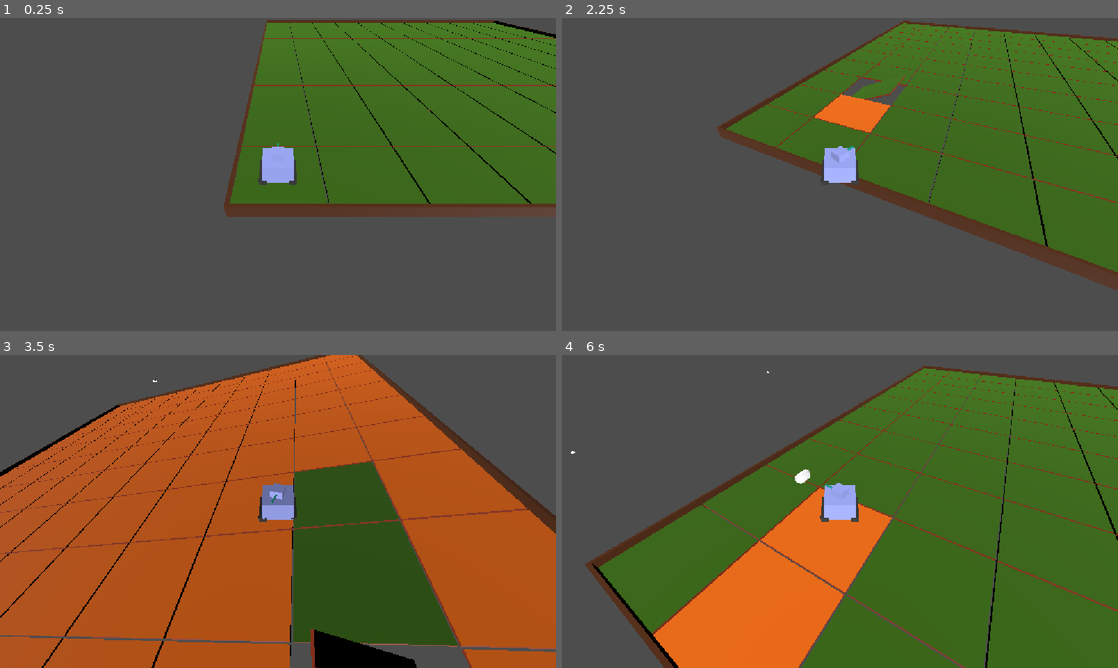
Above: before the commit, frames 1-4 (two rows, left to right).
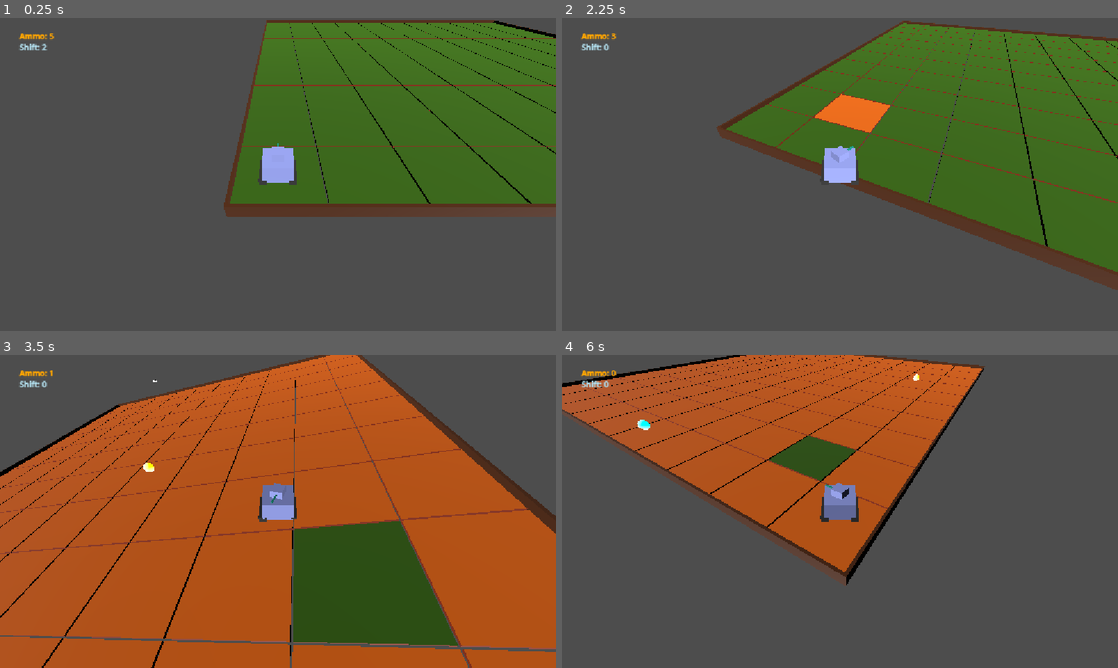
Above: after the commit, the same moments.

Repository: Grihgrix/Tank_Shift
Game: Godot game, scene res://Game scenes/Main_game_scene.tscn
Two runs of this game, one before a commit and one after it. Both use one fixed random seed, a clock stepped at 60 frames per second and the inputs below.
Inputs (mouse positions are in pixels of both pictures, inside the frame that each line leads up to):
- Up to frame 1 (0.25 s): no input
- Up to frame 2 (2.25 s): tap Enter (ui_accept) at 0.5, 0.77, 1.52 s; move the mouse to (962, 158) at 0.52 s; hold Right (ui_right) 0.53-1.28 s; right-click (962, 158) at 0.6 s; click (962, 158) at 0.8 s; move the mouse to (728, 190) at 1.27 s; hold Down (ui_down) 1.28-2.03 s; click (728, 190) at 1.35 s; right-click (728, 190) at 1.55 s; move the mouse to (895, 105) at 2.02 s; hold Right (ui_right) from 2.03 s (still down); right-click (895, 105) at 2.1 s
- Up to frame 3 (3.5 s): click (333, 442) at 2.3 s; move the mouse to (250, 574) at 2.77 s; release Right (ui_right) at 2.78 s; hold Up (ui_up) from 2.78 s (still down); click (250, 574) at 2.85 s; tap Enter (ui_accept) at 3.02 s; right-click (250, 574) at 3.05 s
- Up to frame 4 (6 s): move the mouse to (1006, 558) at 3.52 s; release Up (ui_up) at 3.53 s; hold Left (ui_left) 3.53-5.03 s; right-click (1006, 558) at 3.6 s; tap Enter (ui_accept) at 3.77, 4.52 s; click (1006, 558) at 3.8 s; move the mouse to (673, 464) at 4.27 s; click (673, 464) at 4.35 s; right-click (673, 464) at 4.55 s; move the mouse to (867, 511) at 5.02 s; hold Down (ui_down) 5.03-5.78 s; right-click (867, 511) at 5.1 s; click (867, 511) at 5.3 s; move the mouse to (756, 433) at 5.77 s; hold Right (ui_right) from 5.78 s (still down); click (756, 433) at 5.85 s

The runs differ from the first frame. In frame 1, 0.2% of the frame differs, in the area x 3-10%, y 4-11%; in frame 2, 0.5%; in frame 3, 5.6%; in frame 4, 85%, in the area x 0-100%, y 0-100%.

Commit message:
Ammo system created
The character now has 2 wallets for canon ammo and shift ammo
The character consumes the right type of ammo when firing or requesting a shift
The character starts with a set amount of ammo
Bonuses have been created that randomly pop to give either canon or shift ammo to the wallet of the character who picks it up

Diff:
--- /dev/null
+++ b/Game scenes/Character scenes/ath_label.gd
@@ -0,0 +1,17 @@
+extends RichTextLabel
+
+@onready var character = $"../.."
+
+var line_1:String
+var line_2:String
+
+# Called when the node enters the scene tree for the first time.
+func _ready():
+	pass # Replace with function body.
+
+
+# Called every frame. 'delta' is the elapsed time since the previous frame.
+func _process(delta):
+	line_1 =  "[b][color=orange]Ammo: " + str(character.canon_ammo_count) + "[/color]\n"
+	line_2 = "[color=light_blue]Shift: " + str(character.shift_ammo_count)
+	text = line_1 + line_2
--- a/Game scenes/Character scenes/character.gd
+++ b/Game scenes/Character scenes/character.gd
@@ -7,6 +7,10 @@
 
 @export var current_tile_id:int # to be used to assing tile as temp parent of the character
 @export var not_in_shift:int = 1
+
+@export var canon_ammo_count:int = 5
+@export var shift_ammo_count:int = 2
+
 
 func _ready():
 	position.y = 0 # ensures we are on the tile level
@@ -58,9 +62,11 @@
 	###########################
 	# Command a distant Shift #
 	###########################
-	if Input.is_action_just_released("Distant_Shift"):
+	if Input.is_action_just_released("Distant_Shift") and shift_ammo_count > 0:
 		Global.shift_requested_on_mouse = true
 		# Actual shift is happening in the tiles code
+		# consume a shift ammo
+		shift_ammo_count -= 1
 
 	######################################
 	# Check if we are upside down or not #
--- a/Game scenes/Character scenes/character.tscn
+++ b/Game scenes/Character scenes/character.tscn
@@ -3,6 +3,7 @@
 [ext_resource type="Script" uid="uid://cdx5is3f4lpts" path="res://Game scenes/Character scenes/character.gd" id="1_0wov1"]
 [ext_resource type="Script" uid="uid://b2hexpl5bkcx0" path="res://Game scenes/Character scenes/tourelle.gd" id="2_aknvi"]
 [ext_resource type="Script" uid="uid://dxnlhpjvxxsdm" path="res://Game scenes/Character scenes/shooter.gd" id="3_y3tpf"]
+[ext_resource type="Script" uid="uid://cepva24pdgjxl" path="res://Game scenes/Character scenes/ath_label.gd" id="4_0e2ju"]
 
 [sub_resource type="StandardMaterial3D" id="StandardMaterial3D_n32ss"]
 resource_name = "Material"
@@ -402,3 +403,13 @@
 
 [node name="Camera3D" type="Camera3D" parent="." unique_id=419559240]
 transform = Transform3D(1, 0, 0, 0, 0.7071067, 0.70710677, 0, -0.7071067, 0.70710677, 0, 10, 10)
+
+[node name="ATH_Label" type="RichTextLabel" parent="Camera3D" unique_id=1062185977]
+offset_left = 40.0
+offset_top = 26.0
+offset_right = 188.0
+offset_bottom = 136.0
+bbcode_enabled = true
+text = "Ammo : PH
+Shift :  PH"
+script = ExtResource("4_0e2ju")
--- a/Game scenes/Character scenes/shooter.gd
+++ b/Game scenes/Character scenes/shooter.gd
@@ -32,8 +32,9 @@
 
 # Called every frame. 'delta' is the elapsed time since the previous frame.
 func _process(delta):
-	if Input.is_action_just_released("Shoot"):
+	if Input.is_action_just_released("Shoot") and character.canon_ammo_count > 0:
 		_shoot()
+
 
 
 func _shoot():
@@ -50,3 +51,5 @@
 	#print("position_delta_x = " + str(position_delta_x) + " position_delta_z = " + str(position_delta_z))
 	projectile.linear_velocity.x = -Global.projectile_speed * position_delta_x / position_delta_xz
 	projectile.linear_velocity.z = -Global.projectile_speed * position_delta_z / position_delta_xz
+	# Consume an ammunition form the character's wallet
+	character.canon_ammo_count -= 1
--- /dev/null
+++ b/Game scenes/Terrain scenes/collectibles_area_3d_2.gd
@@ -0,0 +1,71 @@
+extends Area3D
+
+@onready var shift_mesh = $Shift_Mesh
+@onready var ammo_mesh = $Ammo_Mesh
+
+
+@onready var mesh_choices:Array = [0,1,2] # 0 = no mesh active, 1 = shift active, 2 = ammo active
+@onready var active_mesh:int = 0
+@onready var shift_bonus:int = 0
+@onready var ammo_bonus:int = 0
+
+@onready var board_side_choices:Array = [-1,1] # 1 = Upside, -1 = downside
+@onready var is_upside_or_down_side:int = board_side_choices.pick_random()
+
+
+# Called when the node enters the scene tree for the first time.
+func _ready():
+	# At the begining the collectibles are not active
+	shift_mesh.visible = false
+	ammo_mesh.visible = false
+
+	# set position to be above or below the board
+	global_position.y = 1 * is_upside_or_down_side
+
+
+# Called every frame. 'delta' is the elapsed time since the previous frame.
+func _process(delta):
+
+	# Switch randomly the bonus to the other side of the board
+	if randi_range(-2000, 2000) == 0:
+		is_upside_or_down_side = - is_upside_or_down_side
+		global_position.y = 1 * is_upside_or_down_side
+
+	# Check if we should change the active bonus
+	if randi_range(-2000, 2000) == 0:
+		active_mesh = mesh_choices.pick_random()
+
+	# Determine if one of the bonus shoulb be pickable and visible
+	if active_mesh == 0:
+		shift_mesh.visible = false
+		ammo_mesh.visible = false
+		shift_bonus = 0
+		ammo_bonus = 0
+	elif active_mesh == 1:
+		shift_mesh.visible = true
+		ammo_mesh.visible = false
+		shift_bonus = 1
+		ammo_bonus = 0
+	elif active_mesh == 2:
+		shift_mesh.visible = false
+		ammo_mesh.visible = true
+		shift_bonus = 0
+		ammo_bonus = 1
+	else:
+		shift_mesh.visible = false
+		ammo_mesh.visible = false
+		shift_bonus = 0
+		ammo_bonus = 0
+
+#character.canon_ammo_count
+#character.shift_ammo_count
+
+
+func _on_body_entered(body):
+	# Needs to be the same collision mask
+	if body is CharacterBody3D:
+		# assign the bonus to the character's wallet
+		body.shift_ammo_count += shift_bonus * Global.shift_bonus_amount
+		body.canon_ammo_count += ammo_bonus * Global.cannon_bonus_amount
+		# Deactivate the collectible
+		active_mesh = 0
--- a/Game scenes/Terrain scenes/terrain_tile.tscn
+++ b/Game scenes/Terrain scenes/terrain_tile.tscn
@@ -1,6 +1,7 @@
 [gd_scene format=3 uid="uid://cicovrxj1en1k"]
 
 [ext_resource type="Script" uid="uid://4fgx2ak4mlgo" path="res://Game scenes/Terrain scenes/terrain_tile.gd" id="1_xc5pr"]
+[ext_resource type="Script" uid="uid://b8mn33ju3hpyx" path="res://Game scenes/Terrain scenes/collectibles_area_3d_2.gd" id="2_n6dmr"]
 
 [sub_resource type="PlaneMesh" id="PlaneMesh_44mry"]
 
@@ -18,6 +19,22 @@
 albedo_color = Color(0.53710204, 0.16005546, 0, 1)
 
 [sub_resource type="BoxShape3D" id="BoxShape3D_wltj5"]
+
+[sub_resource type="SphereMesh" id="SphereMesh_wltj5"]
+
+[sub_resource type="StandardMaterial3D" id="StandardMaterial3D_f7ppj"]
+emission_enabled = true
+emission = Color(0, 0.8053029, 0.88193184, 1)
+emission_energy_multiplier = 16.0
+
+[sub_resource type="SphereMesh" id="SphereMesh_f7ppj"]
+
+[sub_resource type="StandardMaterial3D" id="StandardMaterial3D_g1mxi"]
+emission_enabled = true
+emission = Color(0.9477367, 0.442621, 3.85046e-07, 1)
+emission_energy_multiplier = 16.0
+
+[sub_resource type="SphereShape3D" id="SphereShape3D_xc5pr"]
 
 [node name="Terrain_tile" type="Node3D" unique_id=1675819588]
 script = ExtResource("1_xc5pr")
@@ -60,6 +77,23 @@
 transform = Transform3D(6, 0, 0, 0, 0.15, 0, 0, 0, 6, 0, 0, 0)
 shape = SubResource("BoxShape3D_wltj5")
 
+[node name="Collectibles_Area3D2" type="Area3D" parent="." unique_id=969484851]
+collision_layer = 2
+collision_mask = 3
+script = ExtResource("2_n6dmr")
+
+[node name="Shift_Mesh" type="MeshInstance3D" parent="Collectibles_Area3D2" unique_id=1184376444]
+mesh = SubResource("SphereMesh_wltj5")
+surface_material_override/0 = SubResource("StandardMaterial3D_f7ppj")
+
+[node name="Ammo_Mesh" type="MeshInstance3D" parent="Collectibles_Area3D2" unique_id=881026065]
+mesh = SubResource("SphereMesh_f7ppj")
+surface_material_override/0 = SubResource("StandardMaterial3D_g1mxi")
+
+[node name="CollisionShape3D" type="CollisionShape3D" parent="Collectibles_Area3D2" unique_id=270862889]
+shape = SubResource("SphereShape3D_xc5pr")
+
 [connection signal="input_event" from="Area3D" to="." method="_on_area_3d_input_event"]
 [connection signal="mouse_entered" from="Area3D" to="." method="_on_area_3d_mouse_entered"]
 [connection signal="mouse_exited" from="Area3D" to="." method="_on_area_3d_mouse_exited"]
+[connection signal="body_entered" from="Collectibles_Area3D2" to="Collectibles_Area3D2" method="_on_body_entered"]
--- a/Global/Global.gd
+++ b/Global/Global.gd
@@ -18,3 +18,7 @@
 var terrain_dimension:Vector2i = Vector2i(10, 10)
 var terrain_tile_size:float = 2 * 3 #(2 * scale of tile)
 var space_between_tiles:float = 0.1 # if we want to make the tiles visible or if we want to keep a small space to see the other side
+
+# Bonuses
+var cannon_bonus_amount = 5
+var shift_bonus_amount = 1
Not shown, added: Game scenes/Character scenes/ath_label.gd.uid
Not shown, added: Game scenes/Terrain scenes/collectibles_area_3d_2.gd.uid
